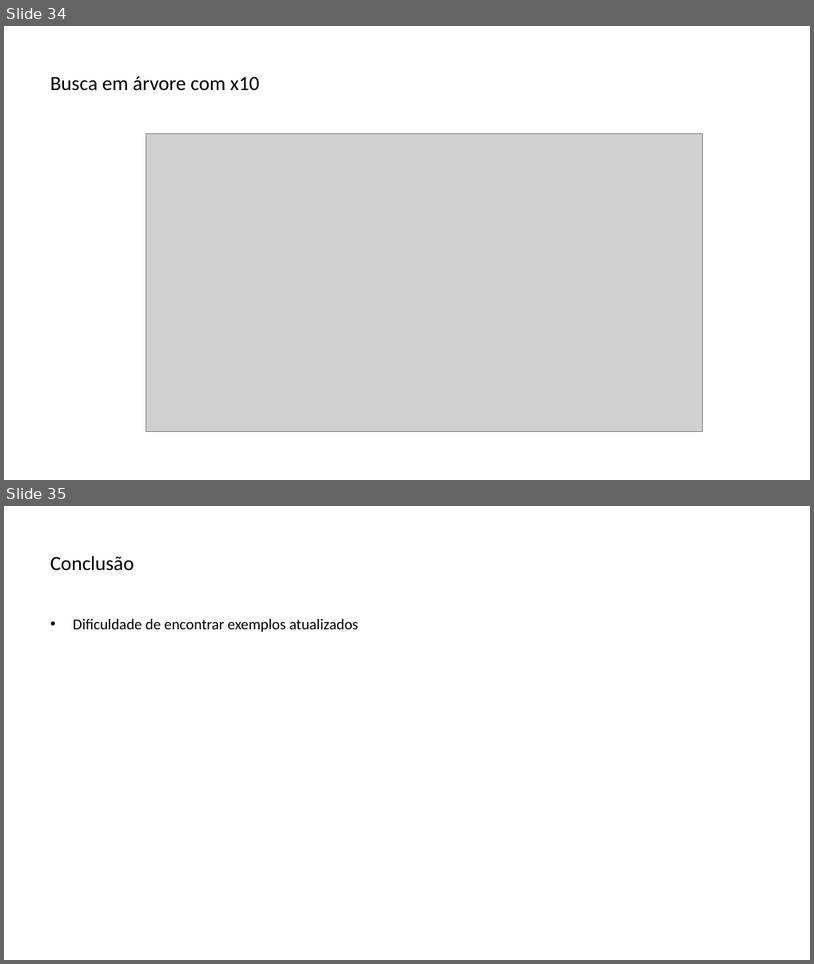
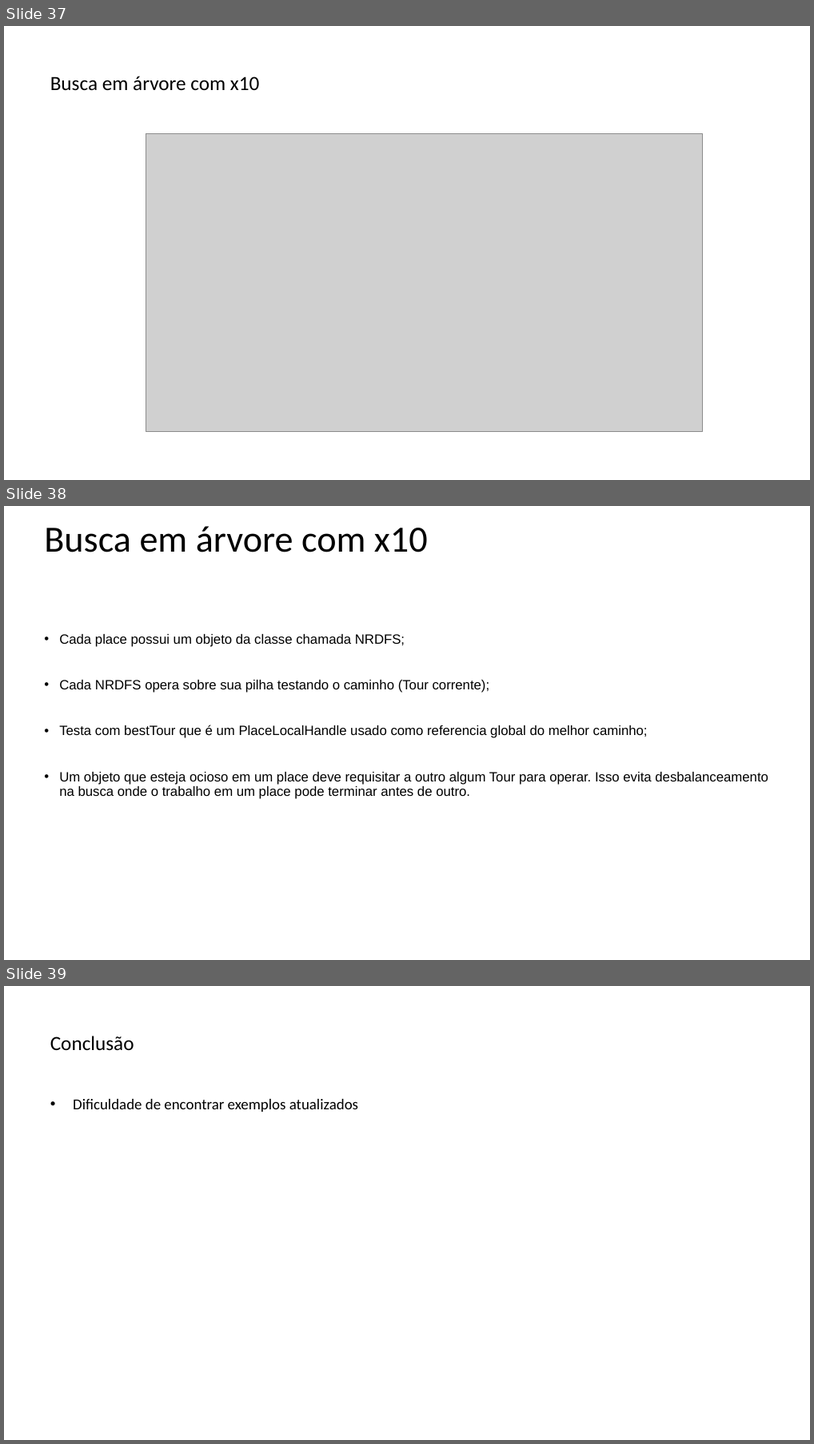
Before and after one commit to lquatrin/inf2591, a slide deck: x10.pptx. Shown one above the other, each under a label of ours: slides 34 and 35 before the commit, slides 37, 38 and 39 after it. The pictures are 814x964 and 814x1444 pixels, drawn with LibreOffice and Linux fonts; fonts in the diff are those of the drawing; grey boxes stand for pictures. Boxes give left, top, right and bottom in pixels: in the first picture for what was removed or moved away, otherwise in the second. Text is boxed around its words. In the diff, an @@ line names an element or a change of style, - is before the commit and + after.

```diff
--- a/x10.pptx
+++ b/x10.pptx
@@ slide 38 added at <box>4,506,810,960</box>, background #FFFFFF @@
@@ title added at <box>44,526,428,552</box>, 44 pt, text #000000 @@
+Busca em árvore com x10
@@ subtitle added at <box>59,634,769,799</box>, 16 pt, text #000000 @@
+• Cada place possui um objeto da classe chamada NRDFS;
+• Cada NRDFS opera sobre sua pilha testando o caminho (Tour corrente);
+• Testa com bestTour que é um PlaceLocalHandle usado como referencia global do melhor caminho;
+• Um objeto que esteja ocioso em um place deve requisitar a outro algum Tour para operar. Isso evita desbalanceamento na busca onde o trabalho em um place pode terminar antes de outro.
@@ what was slide 34 is now slide 37 @@
@@ what was slide 35 is now slide 39 @@
```
Also in this commit, not shown: 5 slides changed, 4 other slides added, 1 slide removed, 3 other files.
